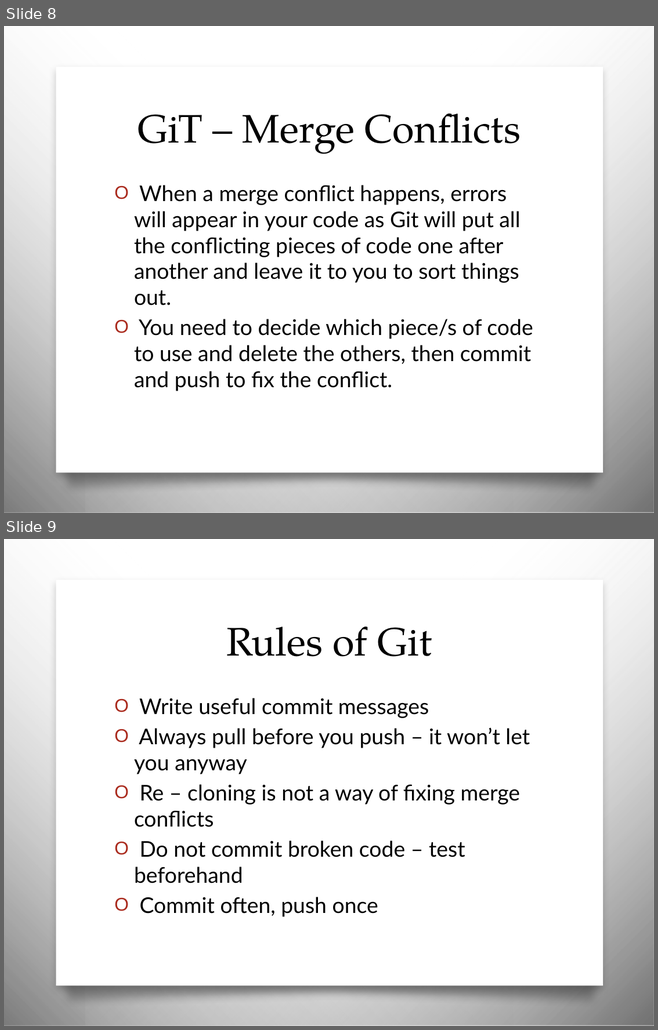
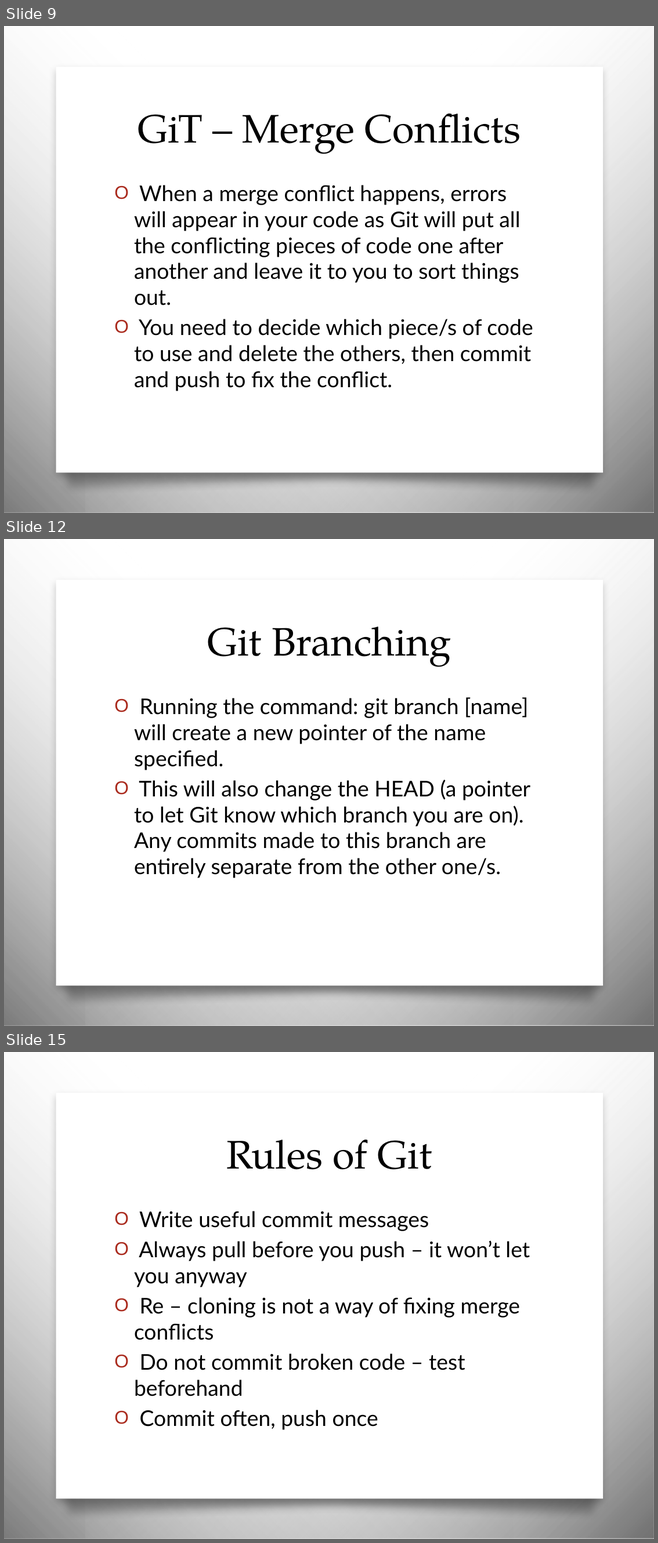
Before and after one commit to JCMander/PortalPower, a slide deck: Git/Git Slides.pptx. Shown one above the other, each under a label of ours: slides 8 and 9 before the commit, slides 9, 12 and 15 after it; the slides between them are not shown. The pictures are 658x1030 and 658x1543 pixels, drawn with LibreOffice and Linux fonts; fonts in the diff are those of the drawing; background and template pictures are left out. Boxes give left, top, right and bottom in pixels: in the first picture for what was removed or moved away, otherwise in the second. Text is boxed around its words. In the diff, an @@ line names an element or a change of style, - is before the commit and + after.

Commit message:
Branching and merging

```diff
--- a/Git/Git Slides.pptx
+++ b/Git/Git Slides.pptx
@@ slide 12 added at (4, 539, 654, 1026), background picture (left out); not listed: 4 template elements that a slide beside it also shows @@
@@ title added at (207, 627, 451, 667), 44 pt, text #000000 @@
+Git Branching
@@ text added at (134, 697, 530, 878), 24 pt, text #000000 @@
+O Running the command: git branch [name] will create a new pointer of the name specified.
+O This will also change the HEAD (a pointer to let Git know which branch you are on). Any commits made to this branch are entirely separate from the other one/s.
@@ what was slide 8 is now slide 9 @@
@@ what was slide 9 is now slide 15 @@
```
Also in this commit, not shown: 5 other slides added.
